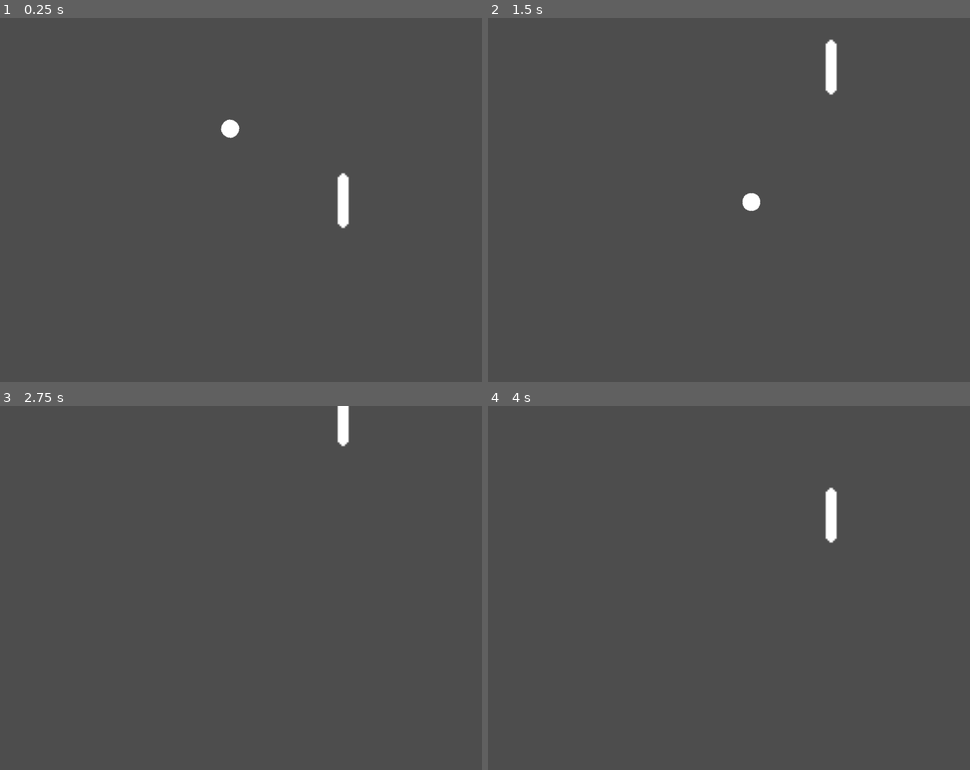
Above: before the commit, frames 1-4 (two rows, left to right).
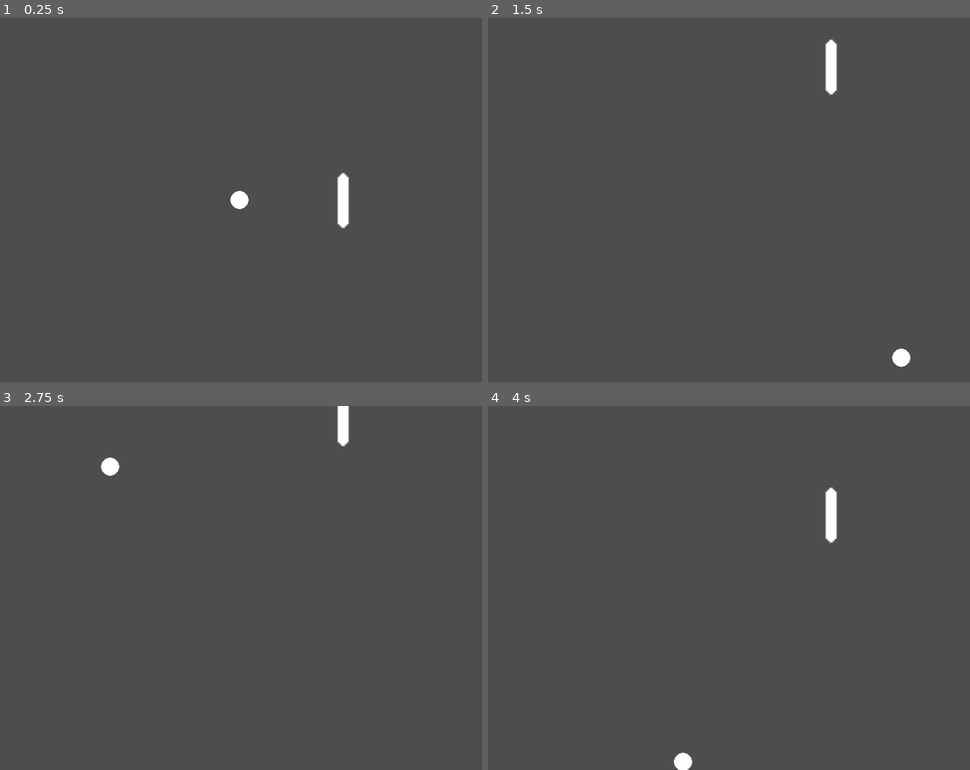
Above: after the commit, the same moments.

Repository: TMLowKey/GameProjects
Game: Godot game, scene res://Main.tscn
Two runs of this game, one before a commit and one after it. Both use one fixed random seed, a clock stepped at 60 frames per second and the inputs below.
Inputs:
- Up to frame 1 (0.25 s): no input
- Up to frame 2 (1.5 s): hold Up (move_up) 0.53-1.28 s; hold Down (move_down) from 1.28 s (still down)
- Up to frame 3 (2.75 s): release Down (move_down) at 2.03 s; hold Up (move_up) from 2.03 s (still down)
- Up to frame 4 (4 s): release Up (move_up) at 3.53 s; hold Down (move_down) from 3.53 s (still down)

The runs differ from the first frame. In frame 1, 0.3% of the frame differs, in the area x 45-52%, y 27-53%; in frame 2, 0.3%, in the area x 52-88%, y 48-96%; in frame 3, 0.2%; in frame 4, 0.2%.

Commit message:
feat(Pong): ball reflection

Diff:
--- a/Pong/Ball.gd
+++ b/Pong/Ball.gd
@@ -1,6 +1,6 @@
 extends Area2D
 @export var speed = 400
-@export var velocity = Vector2.ZERO
+@export var velocity = Vector2.ONE * speed
 var angular_speed = PI
 var screen_size
 
@@ -8,59 +8,31 @@
 
 # Called when the node enters the scene tree for the first time.
 func _ready():
+	set_position(Vector2(300,200))
 	#set_rotation_degrees(randf_range(0,360))
-	set_rotation_degrees(-10)
 	screen_size = get_viewport_rect().size
 	print(screen_size)
 	print(screen_size.x)
 	print(position)
 
-
 # Called every frame. 'delta' is the elapsed time since the previous frame.
 func _process(delta):
-	velocity = Vector2.UP.rotated(rotation) * speed
 	position += velocity * delta
 
-	#if not((position.x >= screen_size.x) or (position.y >= screen_size.y)):
-	#	var velocity = Vector2.LEFT * speed
-	#	position += velocity * delta
-	#else:
-	#	print("Touch border")
-
-		# Detekce nárazu na stěny a změna rotace a chování míčku
-	if (position.y <= 0) or (position.y >= screen_size.y):
-		if rotation_degrees > 0:
-			rotation_degrees = (45 + 90) % 360
-		else:
-			rotation_degrees = (90 + 90) % 360
-
-	if (position.x <= 0):
-		speed = 0
-		position.x = 0
-
-	if (position.x >= screen_size.x):
-		speed = 0
-		position.x = screen_size.x
+	print(velocity)
+	print(position)
 
 
 func bottom_bar_entered(area):
-	if rotation_degrees > 0:
-		rotation_degrees = (45 + 90) % 360
-	else:
-		rotation_degrees = (90 + 90) % 360
-
+	velocity.y = velocity.y * -1
+	print("Bar")
 
 func top_bar_entered(area):
-	print(rotation_degrees)
-	if rotation_degrees > 0:
-		rotation_degrees = (45 + 90) % 360
-	else:
-		rotation_degrees = (90 + 90) % 360
-
+	velocity.y = velocity.y * -1
+	print("Bar")
 func left_bar_entered(area):
-	print(rotation_degrees)
-	speed = 0
-
+	velocity.x = velocity.x * -1
+	print("Bar")
 func right_bar_entered(area):
-	print(rotation_degrees)
-	speed = 0
+	velocity.x = velocity.x * -1
+	print("Bar")
--- a/Pong/Main.tscn
+++ b/Pong/Main.tscn
@@ -12,20 +12,20 @@
 position = Vector2(571, 301)
 
 [node name="Ball" parent="." instance=ExtResource("2_788pr")]
-position = Vector2(402, 281)
+position = Vector2(46, 298)
 
 [node name="TopBar" type="Area2D" parent="."]
 position = Vector2(4, 0)
 
 [node name="TopBarCollision" type="CollisionShape2D" parent="TopBar"]
-position = Vector2(403, -3)
+position = Vector2(396, -4)
 shape = SubResource("RectangleShape2D_rigqh")
 
 [node name="BottomBar" type="Area2D" parent="."]
 position = Vector2(5, 612)
 
 [node name="BottomBarCollision" type="CollisionShape2D" parent="BottomBar"]
-position = Vector2(403, -3)
+position = Vector2(391, -4)
 shape = SubResource("RectangleShape2D_rigqh")
 
 [node name="LeftBar" type="Area2D" parent="."]
@@ -33,7 +33,7 @@
 rotation = -1.57117
 
 [node name="LeftBarCollision" type="CollisionShape2D" parent="LeftBar"]
-position = Vector2(278.947, 142.105)
+position = Vector2(278.951, 130.104)
 shape = SubResource("RectangleShape2D_rigqh")
 
 [node name="RightBar" type="Area2D" parent="."]
